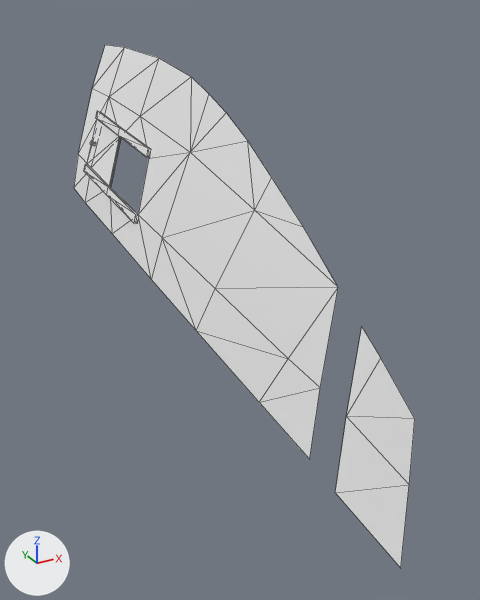
A saved change to the OBJ model Meshes/Dirt Showdown/Ford_Fiesta_HFHV/Fiesta HFHV door r window.obj.
Before and after are seen from a camera (50 mm lens) standing at (-12.0, -13.1, 32.4) and looking at (8.2, 23.5, 14.1). Arrows for +X, +Y and +Z are at lower left; the lights stay in place. Mesh edges are drawn as thin lines. Where no turn or scale is listed for an object, it has been applied to the vertices.

Script lines for the objects in view, before the commit:
```python
me_door_r_window_x0_window_fr = bpy.data.meshes.new('door_r_window_x0_window_fr')
me_door_r_window_x0_window_fr.from_pydata(...)  # 79 vertices, 103 faces; spans x 3.6..9.7, y 1.7..53.2, z 11.6..29.2
me_door_r_window_x0_window_fr.materials.append(mat_window_glass)  # white #e7e7e7
ob_door_r_window_x0_window_fr = bpy.data.objects.new('door_r_window_x0_window_fr', me_door_r_window_x0_window_fr)
ob_door_r_window_x0_window_fr.location = (0.0, 0.0, 0.0)
```
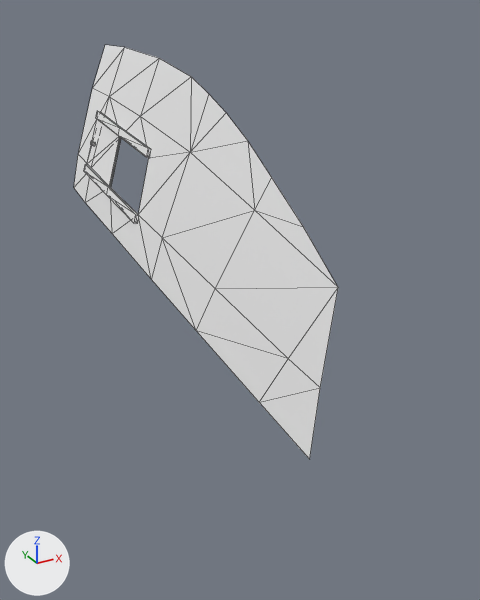
Pixel boxes [x1, y1, x2, y2] of what changed, in the pictures (480 x 600 px):
```json
{"object": "door_r_window_x0_window_fr", "change": "reshaped", "before": [74, 45, 415, 568], "after": [74, 45, 338, 459], "on screen": "23% narrower, 21% shorter"}
{"part": 1, "of": "me_door_r_window_x0_window_fr", "change": "deleted", "before": [335, 327, 415, 568]}
```

Scene script edits in JSON lines:
```json
{"block": "me_door_r_window_x0_window_fr", "where": "me_door_r_window_x0_window_fr.from_pydata(...)  # 79 vertices, 103 faces; spans x 3.6..9.7, y 1.7..53.2, z 11.6..29.2"}
{"block": "me_door_r_window_x0_window_fr", "where": "# used by ob_door_r_window_x0_window_fr; location = (0.0, 0.0, 0.0)"}
{"block": "me_door_r_window_x0_window_fr", "change": "me_door_r_window_x0_window_fr part 1: the loose piece of 7 vertices spanning x 3.6..5.8, y 1.7..7.7, z 11.6..19.4 is deleted"}
```
